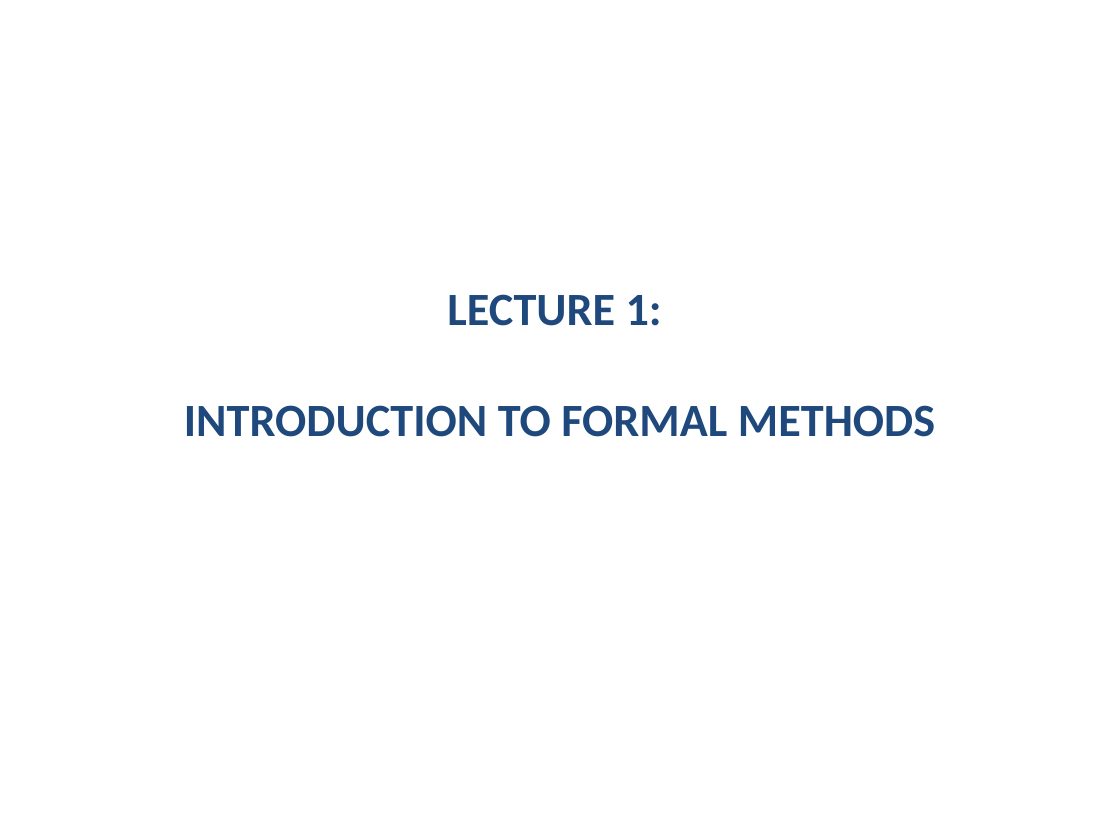
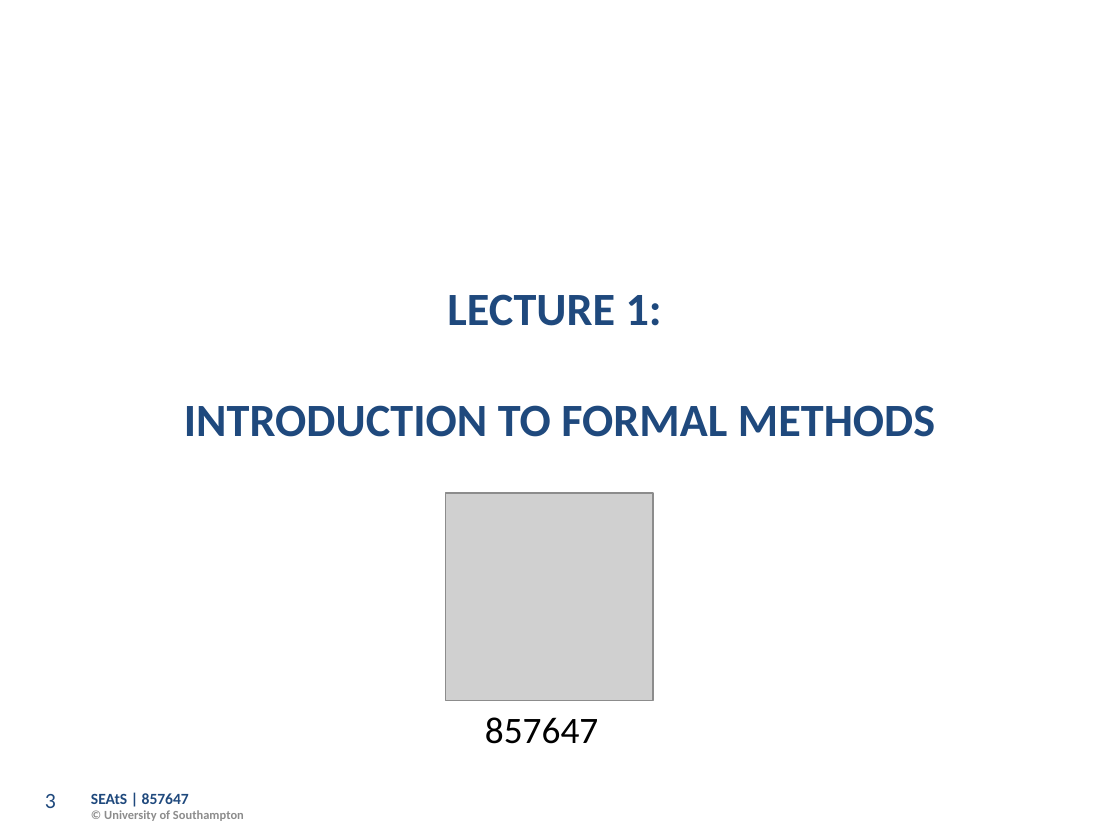
Before and after one commit to Dr-AlHashimy/Module_AICE2005_2627, a slide deck: slide 3 of html/COMP-_L4.1_PreLec.pptx. Drawn at 1120x840 pixels with LibreOffice and Linux fonts; fonts in the diff are those of the drawing; grey boxes stand for pictures; background and template pictures are left out. Boxes give left, top, right and bottom in pixels: in the first picture for what was removed or moved away, otherwise in the second. Text is boxed around its words. In the diff, an @@ line names an element or a change of style, - is before the commit and + after.

```diff
--- a/html/COMP-_L4.1_PreLec.pptx
+++ b/html/COMP-_L4.1_PreLec.pptx
@@ picture added at (446, 493, 653, 701) @@
@@ text added at (485, 717, 598, 744), 24 pt, text #000000 @@
+857647
@@ page number added at (45, 794, 56, 808), 14 pt, text #1F497D @@
+3
@@ text added at (91, 793, 244, 821), 8 pt, text #8C8C8C, bold @@
+SEAtS | 857647
+© University of Southampton
```
Also in this commit, not shown: 13 other slides changed, 10 other files.
